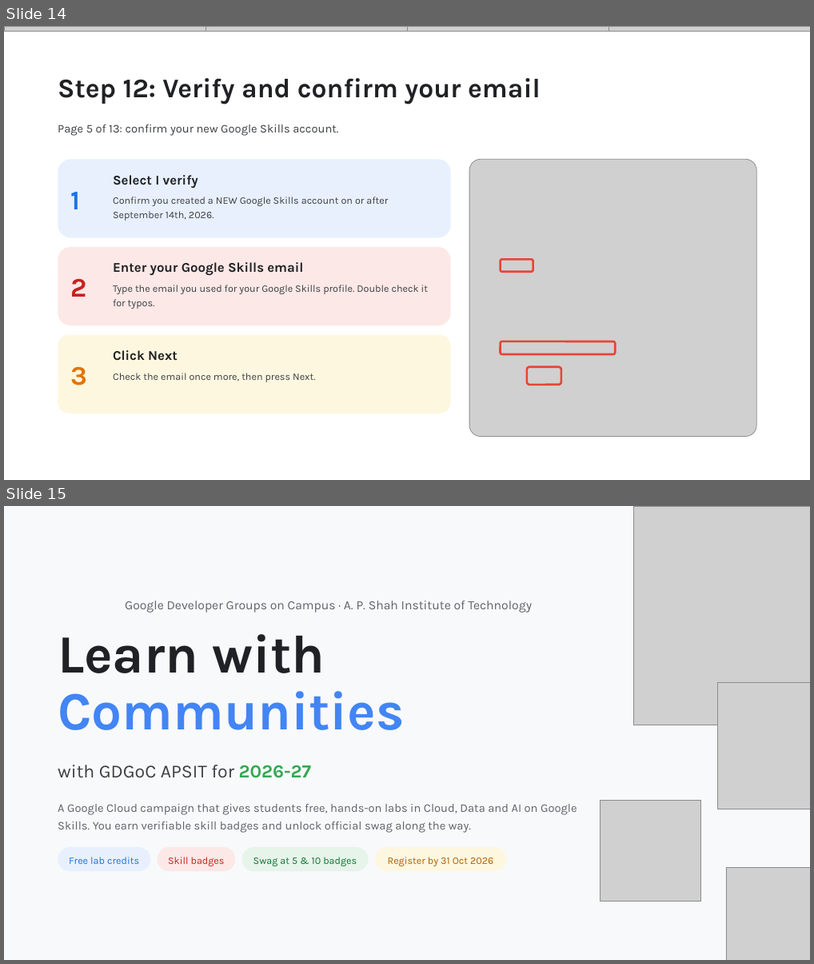
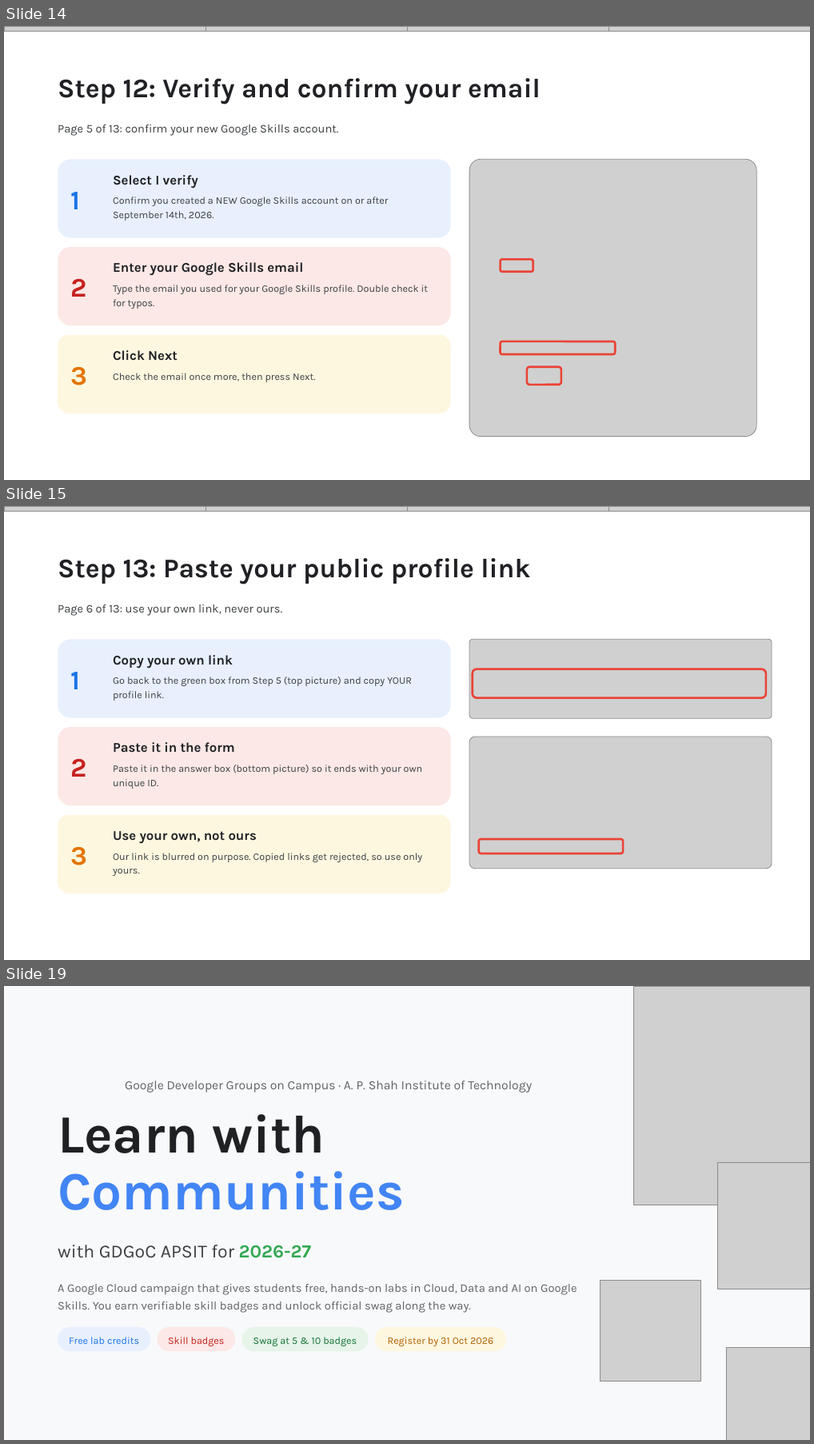
Before and after one commit to Viverun/Realism_Grade, a slide deck: Skill_Boost_Registration_Guide.pptx. Shown one above the other, each under a label of ours: slides 14 and 15 before the commit, slides 14, 15 and 19 after it; the slides between them are not shown. The pictures are 814x964 and 814x1444 pixels, drawn with LibreOffice and Linux fonts; fonts in the diff are those of the drawing; grey boxes stand for pictures; background and template pictures are left out. Boxes give left, top, right and bottom in pixels: in the first picture for what was removed or moved away, otherwise in the second. Text is boxed around its words. In the diff, an @@ line names an element or a change of style, - is before the commit and + after.

```diff
--- a/Skill_Boost_Registration_Guide.pptx
+++ b/Skill_Boost_Registration_Guide.pptx
@@ slide 15 added at [4, 506, 810, 960], background #FFFFFF @@
@@ picture added at [4, 506, 206, 511] @@
@@ picture added at [206, 506, 407, 511] @@
@@ picture added at [407, 506, 609, 511] @@
@@ picture added at [609, 506, 810, 511] @@
@@ title added at [58, 558, 530, 584], 32 pt, text #202124, bold @@
+Step 13: Paste your public profile link
@@ text added at [58, 604, 283, 616], 14 pt, text #3C4043 @@
+Page 6 of 13: use your own link, never ours.
@@ rounded rectangle added at [58, 639, 451, 718], fill #E8F0FE @@
@@ picture added at [470, 639, 772, 718] @@
@@ text added at [70, 672, 80, 689], 32 pt, text #1A73E8, bold @@
+1
@@ text added at [113, 655, 233, 668], 16 pt, text #202124, bold @@
+Copy your own link
@@ rounded rectangle added at [473, 668, 767, 698], outline #EA4335 2.5 pt @@
@@ text added at [113, 676, 412, 700], 12 pt, text #3C4043 @@
+Go back to the green box from Step 5 (top picture) and copy YOUR profile link.
@@ rounded rectangle added at [58, 727, 451, 805], fill #FCE8E6 @@
@@ text added at [113, 742, 235, 752], 16 pt, text #202124, bold @@
+Paste it in the form
@@ picture added at [470, 736, 772, 868] @@
@@ text added at [70, 758, 86, 776], 32 pt, text #C5221F, bold @@
+2
@@ text added at [113, 764, 423, 788], 12 pt, text #3C4043 @@
+Paste it in the answer box (bottom picture) so it ends with your own unique ID.
@@ rounded rectangle added at [58, 815, 451, 893], fill #FEF7E0 @@
@@ text added at [113, 831, 257, 844], 16 pt, text #202124, bold @@
+Use your own, not ours
@@ rounded rectangle added at [479, 839, 623, 853], outline #EA4335 2.5 pt @@
@@ text added at [70, 846, 87, 865], 32 pt, text #E37400, bold @@
+3
@@ text added at [113, 852, 422, 876], 12 pt, text #3C4043 @@
+Our link is blurred on purpose. Copied links get rejected, so use only yours.
@@ what was slide 15 is now slide 19 @@
```
Also in this commit, not shown: 3 other slides added.
